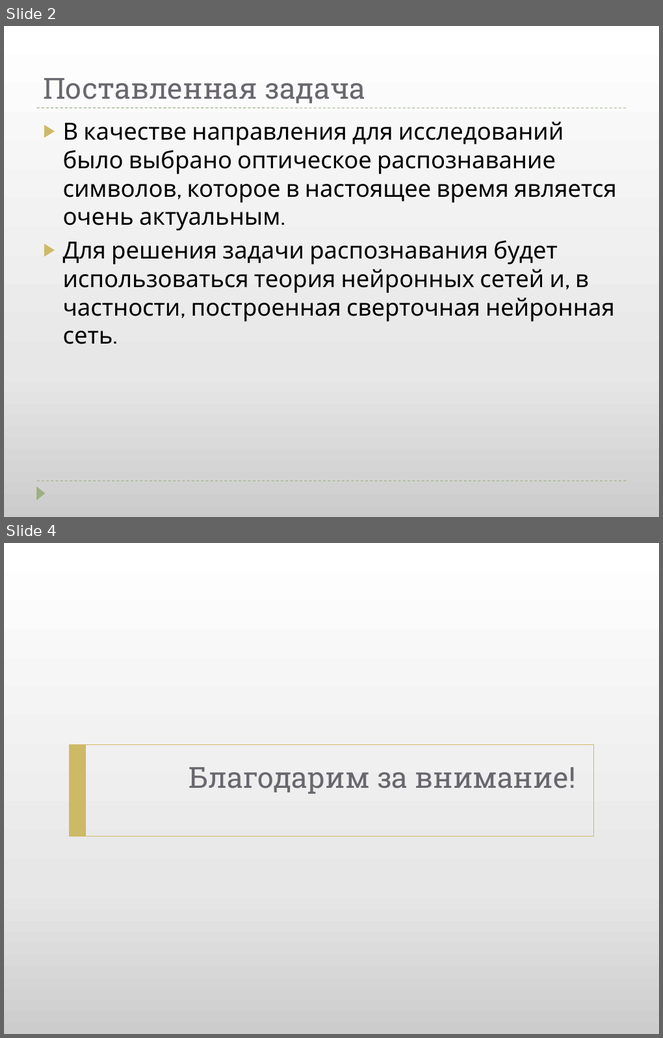
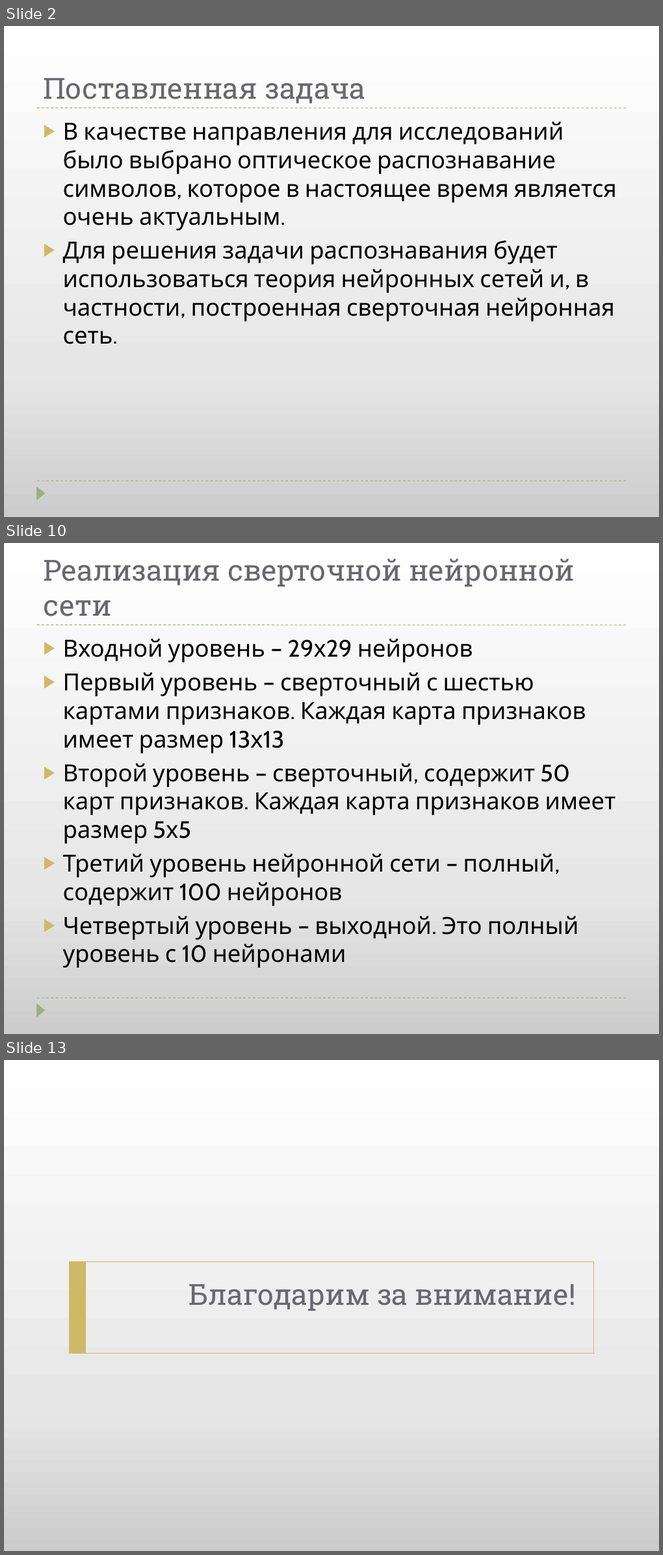
Before and after one commit to igor-kalashnikov/nebulous, a slide deck: Documentation/Project Presentation.pptx. Shown one above the other, each under a label of ours: slides 2 and 4 before the commit, slides 2, 10 and 13 after it; the slides between them are not shown. The pictures are 663x1038 and 663x1555 pixels, drawn with LibreOffice and Linux fonts; fonts in the diff are those of the drawing. Boxes give left, top, right and bottom in pixels: in the first picture for what was removed or moved away, otherwise in the second. Text is boxed around its words. In the diff, an @@ line names an element or a change of style, - is before the commit and + after.

```diff
--- a/Documentation/Project Presentation.pptx
+++ b/Documentation/Project Presentation.pptx
@@ slide 10 added at box(4, 543, 659, 1034), background gradient #CCCCCC to #E7E7E7 to #FFFFFF; not listed: 3 template elements that a slide beside it also shows @@
@@ title added at box(43, 559, 575, 616), 32 pt, text #69676D @@
+Реализация сверточной нейронной сети
@@ text added at box(63, 639, 616, 968), 26 pt, text #000000 @@
+▶ Входной уровень – 29х29 нейронов
+▶ Первый уровень – сверточный с шестью картами признаков. Каждая карта признаков имеет размер 13х13
+▶ Второй уровень – сверточный, содержит 50 карт признаков. Каждая карта признаков имеет размер 5х5
+▶ Третий уровень нейронной сети – полный, содержит 100 нейронов
+▶ Четвертый уровень – выходной. Это полный уровень с 10 нейронами
@@ what was slide 4 is now slide 13 @@
```
Also in this commit, not shown: 1 slide changed, 8 other slides added, 2 other files.
